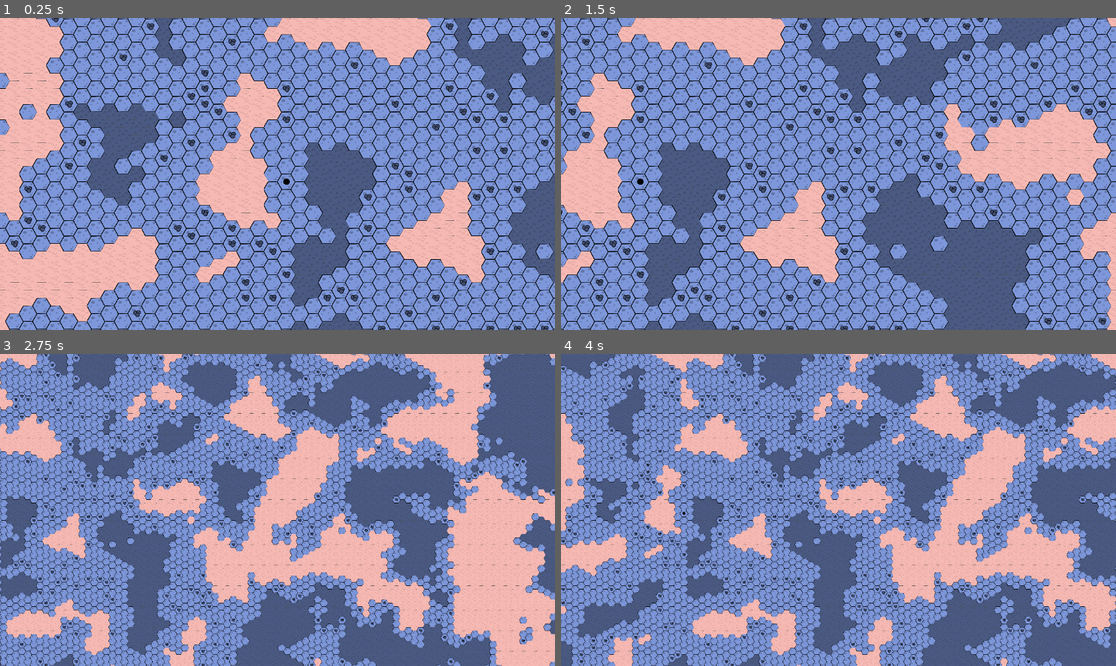
Above: before the commit, frames 1-4 (two rows, left to right).
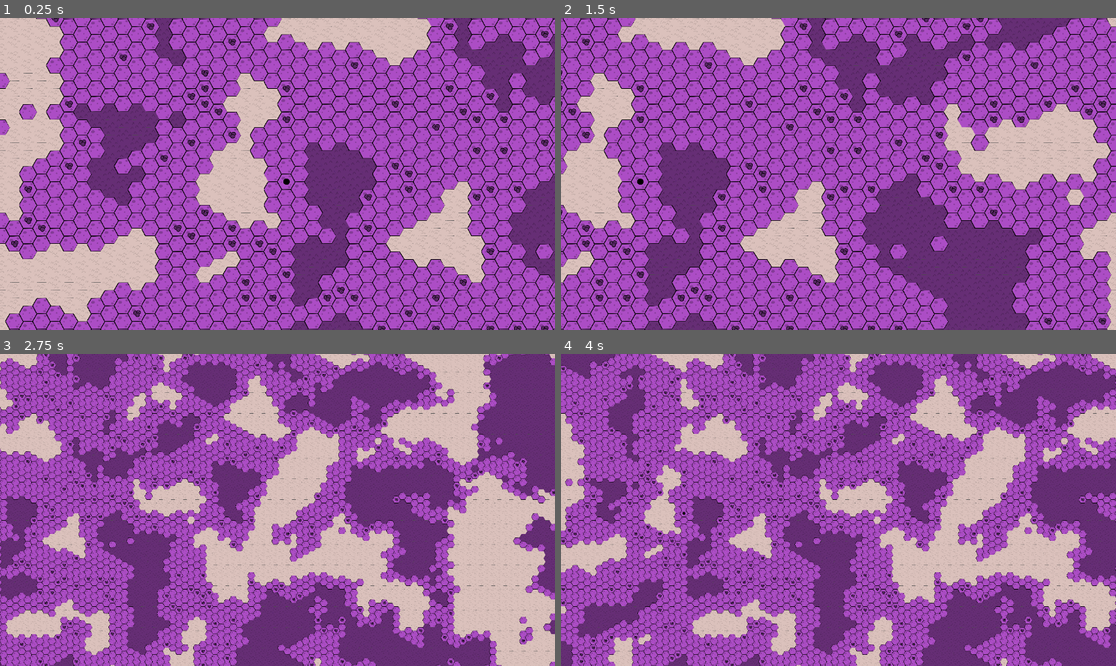
Above: after the commit, the same moments.

Repository: FlyingCheeseDemon/exoplanet-phd
Game: Godot game, scene res://scenes/main.tscn
Two runs of this game, one before a commit and one after it. Both use one fixed random seed, a clock stepped at 60 frames per second and the inputs below.
Inputs (mouse positions are in pixels of both pictures, inside the frame that each line leads up to):
- Up to frame 1 (0.25 s): no input
- Up to frame 2 (1.5 s): tap Enter at 0.5 s; move the mouse to (960, 158) at 0.52 s; hold D (pan_right) 0.53-1.25 s; right-click (960, 158) at 0.6 s; click (960, 158) at 0.67 s; drag from (727, 189) to (810, 236) at 1.27 s
- Up to frame 3 (2.75 s): tap Space at 2 s; move the mouse to (333, 441) at 2.02 s; hold D (pan_right) from 2.03 s (still down); tap Mouse wheel down (zoom_minus) at 2.1 s; click (333, 441) at 2.17 s
- Up to frame 4 (4 s): release D (pan_right) at 2.75 s; drag from (810, 572) to (672, 463) at 2.77 s; tap Enter at 3.5 s; move the mouse to (1005, 556) at 3.52 s; hold A (pan_left) from 3.53 s (still down); right-click (1005, 556) at 3.6 s; click (1005, 556) at 3.67 s

The runs differ from the first frame. In frame 1, 94% of the frame differs, in the area x 0-100%, y 0-100%; in frame 2, 94%; in frame 3, 97%; in frame 4, 96%.

Commit message:
String formatting for actions

Diff:
--- a/assets/resources/item_pile.tres
+++ b/assets/resources/item_pile.tres
@@ -12,7 +12,6 @@
 [resource]
 script = ExtResource("2_51qp0")
 name = "Pile of stuff"
-info = "[[content]]"
 texture = SubResource("AtlasTexture_ppnkc")
 build_restriction = 2
 actions = Array[ExtResource("1_hxwfr")]([ExtResource("2_fu1xm")])
--- a/assets/tasks/extract.tres
+++ b/assets/tasks/extract.tres
@@ -5,11 +5,11 @@
 
 [sub_resource type="AtlasTexture" id="AtlasTexture_dqf4t"]
 atlas = ExtResource("2_xoo8b")
-region = Rect2(238.70012, 0, 114.40004, 117.20009)
+region = Rect2(239.70648, 14.07962, 81.42676, 82.69905)
 
 [resource]
 script = ExtResource("1_48a18")
-info_text = "[[contained_resource]]: [[current_contained_amount]]/[[contained_amount]]"
+info_text = "[[contained_resource_name]]: [[current_contained_amount]]/[[data.contained_amount]]"
 action_text = "Extract"
 texture = SubResource("AtlasTexture_dqf4t")
 metadata/_custom_type_script = "uid://cae2ue4772304"
--- a/assets/tasks/pickup.tres
+++ b/assets/tasks/pickup.tres
@@ -5,11 +5,11 @@
 
 [sub_resource type="AtlasTexture" id="AtlasTexture_tanwi"]
 atlas = ExtResource("2_p1mlp")
-region = Rect2(372.35413, 2.3026485, 108.974976, 113.92112)
+region = Rect2(339.9007, 14.483099, 76.75818, 79.912636)
 
 [resource]
 script = ExtResource("2_tanwi")
-info_text = "[[contained_resource]]: [[current_contained_amount]]/[[contained_amount]]"
+info_text = "[[content]]"
 action_text = "Pick up"
 texture = SubResource("AtlasTexture_tanwi")
 action = 1
--- a/scenes/content_menu_scenes/action_display.gd
+++ b/scenes/content_menu_scenes/action_display.gd
@@ -2,6 +2,7 @@
 
 class_name ActionDisplay
 const self_scene:PackedScene = preload("res://scenes/content_menu_scenes/action_display.tscn")
+const RESOURCE_ENUM = preload("res://assets/resources/resources.gd")
 
 signal action_button_pressed
 
@@ -19,10 +20,38 @@
 	return obj
 
 func _ready() -> void:
-	info_label.text = action.info_text
+	info_label.text = _format_action_text()
 	action_button.text = action.action_text
 	action_texture.texture = action.texture
 
+func _process(delta: float) -> void:
+	if visible:
+		info_label.text = _format_action_text()
+
+func _format_action_text() -> String:
+	if world_object == null:
+		return ""
+	var regex := RegEx.new()
+	regex.compile("\\[\\[(?<placeholder>[^\\[\\]]+)\\]\\]")
+	var output = action.info_text
+	while output.contains("[["):
+		var matches = regex.search(output)
+		var value = world_object
+		#value = get(matches.strings[1])
+		var list_of_attributes:PackedStringArray = matches.strings[1].split(".")
+		for attr:String in list_of_attributes:
+			value = value.get(attr)
+
+		if value is Dictionary: # this will always be an RESOURCE: amount kind of deal
+			var outputstr = ""
+			for key in value.keys():
+				outputstr += RESOURCE_ENUM.RESOURCE_TYPES.keys()[key].to_pascal_case()
+				outputstr += ": "
+				outputstr += str(value[key])
+				outputstr += "\n"
+			value = outputstr.erase(len(outputstr)-1,1)
+		output = output.replace(matches.strings[0],str(value))
+	return output
 
 func _on_button_button_down() -> void:
 	var needed_ressource_amount = 0 #TODO handle stuff needing ressources and adding the extra tasks to collect them
--- a/scenes/content_menu_scenes/action_display.tscn
+++ b/scenes/content_menu_scenes/action_display.tscn
@@ -12,6 +12,7 @@
 alignment = 2
 
 [node name="MarginContainer" type="MarginContainer" parent="HBoxContainer"]
+clip_contents = true
 layout_mode = 2
 size_flags_horizontal = 3
 
@@ -21,6 +22,7 @@
 
 [node name="TextureRect" type="TextureRect" parent="HBoxContainer"]
 layout_mode = 2
+stretch_mode = 2
 
 [node name="Button" type="Button" parent="."]
 layout_mode = 2
--- a/scenes/content_menu_scenes/object_content_window.gd
+++ b/scenes/content_menu_scenes/object_content_window.gd
@@ -5,14 +5,23 @@
 @onready var name_label:Label = $Control/MarginContainer/MarginContainer/VBoxContainer/LabelName
 @onready var info_label:Label = $Control/MarginContainer/MarginContainer/VBoxContainer/LabelInfo
 @onready var action_container:VBoxContainer = $Control/MarginContainer/MarginContainer/VBoxContainer/ActionContainer
+var displayed_world_object:WorldObject
+
+func _process(delta: float) -> void:
+	if displayed_world_object == null:
+		visible = false
 
 func display_object(world_object:WorldObject) -> void:
-	name_label.text = world_object.data.name
-	info_label.text = world_object.data.info
+	displayed_world_object = world_object
+	update_display()
+
+func update_display() -> void:
+	name_label.text = displayed_world_object.data.name
+	info_label.text = displayed_world_object.data.info
 	for child in action_container.get_children():
 		child.queue_free()
-	for action in world_object.data.actions:
-		var action_display = ActionDisplay.constructor(action,world_object)
+	for action in displayed_world_object.data.actions:
+		var action_display = ActionDisplay.constructor(action,displayed_world_object)
 		action_container.add_child(action_display)
 		action_display.connect("action_button_pressed",_on_action_button_pressed)
 	visible = true
--- a/scenes/content_menu_scenes/object_content_window.tscn
+++ b/scenes/content_menu_scenes/object_content_window.tscn
@@ -8,30 +8,22 @@
 [node name="ObjectContentWindow" type="CanvasLayer"]
 script = ExtResource("1_mv7yy")
 
-[node name="Control" type="Control" parent="."]
-layout_mode = 3
-anchors_preset = 0
-offset_left = 808.0
-offset_top = 17.0
-offset_right = 1130.0
-offset_bottom = 405.0
+[node name="Control" type="MarginContainer" parent="."]
+anchors_preset = 1
+anchor_left = 1.0
+anchor_right = 1.0
+offset_left = -355.0
+offset_bottom = 450.0
+grow_horizontal = 0
+theme_override_constants/margin_top = 20
+theme_override_constants/margin_right = 20
 
 [node name="ColorRect" type="ColorRect" parent="Control"]
-layout_mode = 1
-anchors_preset = 15
-anchor_right = 1.0
-anchor_bottom = 1.0
-grow_horizontal = 2
-grow_vertical = 2
+layout_mode = 2
 color = Color(0.26293245, 0.26293245, 0.26293245, 1)
 
 [node name="MarginContainer" type="MarginContainer" parent="Control"]
-layout_mode = 1
-anchors_preset = 15
-anchor_right = 1.0
-anchor_bottom = 1.0
-grow_horizontal = 2
-grow_vertical = 2
+layout_mode = 2
 theme_override_constants/margin_left = 10
 theme_override_constants/margin_top = 10
 theme_override_constants/margin_right = 10
--- a/scenes/main.gd
+++ b/scenes/main.gd
@@ -3,7 +3,7 @@
 @onready var world:CanvasLayer = $World
 @onready var drag_preview:Control = world.drag_preview
 @onready var obj_content_window:CanvasLayer = $ObjectContentWindow
-@onready var task_queue:Node = $TaskQueue
+@onready var task_queue:CanvasLayer = $TaskQueue
 
 func _ready() -> void:
 	world.connect("world_map_cell_clicked",_on_world_map_cell_clicked)
@@ -30,13 +30,9 @@
 		worker.queued_movement = world.world_map.plot_course(worker.coordinate,task.object.coordinate)
 		worker.current_task = task
 		task.being_worked_on = true
-		print("Task assigned to worker")
-
-	pass
 
 func _on_task_added(task:Task) -> void:
 	task_queue.add_child(task)
-	print(task_queue.get_child_count())
 
 func _on_world_map_cell_clicked(event:InputEventMouseButton,position:Vector2i) -> void:
 	if event.button_index == MOUSE_BUTTON_LEFT:
--- a/scenes/main.tscn
+++ b/scenes/main.tscn
@@ -15,4 +15,4 @@
 [node name="ObjectContentWindow" parent="." instance=ExtResource("4_jyhfs")]
 visible = false
 
-[node name="TaskQueue" type="Node" parent="."]
+[node name="TaskQueue" type="CanvasLayer" parent="."]
--- a/scenes/worker.gd
+++ b/scenes/worker.gd
@@ -3,6 +3,7 @@
 class_name Worker
 const self_scene:PackedScene = preload("res://scenes/worker.tscn")
 const ACTIONS = preload("res://scripts/actions.gd")
+const RESOURCE_ENUM = preload("res://assets/resources/resources.gd")
 
 signal worker_moved
 signal task_started
@@ -16,11 +17,11 @@
 @export var movement_speed:float = 1 #in tiles/second
 @export var action_speed:float = 0.2 # units/second
 @export var inventory_size:int = 10
+var inventory:Dictionary # where for each enum key in RESOURCE_DICT there is an associated amount
 
 var current_task:Task:
 	set = set_task
 var action_delay_ctr:float = 0
-
 
 static func constructor(location:Vector2i) -> Worker:
 	var obj := self_scene.instantiate()
@@ -30,10 +31,8 @@
 func set_task(new_task:Task) -> void:
 	current_task = new_task
 	if new_task == null:
-		print("Task ended")
 		task_ended.emit(self)
 	else:
-		print("Task started")
 		task_started.emit(self)
 
 var movement_delay_ctr:float = 0
@@ -62,7 +61,8 @@
 ##### ACTIONS HERE
 
 var action_method_dict:Dictionary = {
-	ACTIONS.ACTIONS.EXTRACT: action_extract
+	ACTIONS.ACTIONS.EXTRACT: action_extract,
+	ACTIONS.ACTIONS.PICKUP: action_pick_up
 }
 
 func action(worker:Worker,object:WorldObject,world:World,location:Vector2i) -> bool:
@@ -83,20 +83,38 @@
 		world.add_world_object(item_pile_to_pile_on,location)
 
 	var deposited:bool = false
-	for i in range(len(item_pile_to_pile_on.content_resources)):
-		if item_pile_to_pile_on.content_resources[i] == object.data.contained_resource:
-			item_pile_to_pile_on.content_resources_amounts[i] += 1
+	for key in item_pile_to_pile_on.content.keys():
+		if key == object.data.contained_resource:
+			item_pile_to_pile_on.content[key] += 1
 			deposited = true
 			break
 
 	if not deposited:
-		item_pile_to_pile_on.content_resources.append(object.data.contained_resource)
-		item_pile_to_pile_on.content_resources_amounts.append(1)
+		item_pile_to_pile_on.content[object.data.contained_resource] = 1
 
-	print("Extracted!")
+	print("Extracted 1 " + str(RESOURCE_ENUM.RESOURCE_TYPES.keys()[object.data.contained_resource]) + "!")
 
 	if object.current_contained_amount == 0:
 		world.remove_resource_pile(location)
 		return true
 
 	return false
+
+func action_pick_up(worker:Worker,object:WorldObject,world:World,location:Vector2i) -> bool:
+	if object == null: # to queue picking up a pile that doesn't yet exist and the moment of task generation
+		var objects:Array[WorldObject] = world.get_objects_at_location(location)
+		for obj in objects:
+			if obj is ItemPile:
+				object = obj
+				break
+		if object == null: # nothing to be picked up here
+			return true
+
+	for key in object.content.keys():
+		if key in worker.inventory.keys():
+			worker.inventory[key] += object.content[key]
+		else:
+			worker.inventory[key] = object.content[key]
+		print("Worker picked up " + str(object.content[key]) + " " + str(RESOURCE_ENUM.RESOURCE_TYPES.keys()[key]))
+	world.remove_item_pile(location)
+	return true
--- a/scenes/world_objects/item_pile.gd
+++ b/scenes/world_objects/item_pile.gd
@@ -4,8 +4,7 @@
 const self_scene:PackedScene = preload("res://scenes/world_objects/item_pile.tscn")
 const RESOURCE_ENUM = preload("res://assets/resources/resources.gd")
 
-var content_resources:Array[RESOURCE_ENUM.RESOURCE_TYPES]
-var content_resources_amounts:Array[int]
+var content:Dictionary # where for each enum key in RESOURCE_ENUM.RESOURCE_TYPES there is an associated amount
 
 static func constructor(dat:WorldObjectData) -> ItemPile:
 	var obj := self_scene.instantiate()
--- a/scenes/world_objects/ressource_pile.gd
+++ b/scenes/world_objects/ressource_pile.gd
@@ -2,11 +2,14 @@
 
 class_name ResourcePile
 const self_scene:PackedScene = preload("res://scenes/world_objects/ressource_pile.tscn")
+const RESOURCE_ENUM = preload("res://assets/resources/resources.gd")
 
 var current_contained_amount
+var contained_resource_name
 
 static func constructor(dat:ResourcePileData) -> ResourcePile:
 	var obj := self_scene.instantiate()
 	obj.data = dat
 	obj.current_contained_amount = dat.contained_amount
+	obj.contained_resource_name = RESOURCE_ENUM.RESOURCE_TYPES.keys()[dat.contained_resource].to_pascal_case()
 	return obj
--- a/scenes/world_scenes/workers.gd
+++ b/scenes/world_scenes/workers.gd
@@ -4,10 +4,6 @@
 
 func _on_task_started(worker:Worker):
 	worker.reparent(self)
-	print("Free workers:")
-	print(free_workers.get_child_count())
 
 func _on_task_ended(worker:Worker):
 	worker.reparent(free_workers)
-	print("Free workers:")
-	print(free_workers.get_child_count())
--- a/scenes/world_scenes/world.gd
+++ b/scenes/world_scenes/world.gd
@@ -31,8 +31,7 @@
 		worker.connect("worker_moved",_on_worker_moved)
 
 	if randomize_colors:
-		land_color = Color.from_hsv(randf(),randf_range(0.3,0.8),randf_range(0.7,1))
-		water_color = Color.from_hsv(randf(),randf_range(0.1,land_color.s),randf_range(land_color.v,1))
+		randomize_world_colors()
 	recolor_world(water_color,land_color)
 	color_tag_array = [Color(),water_color,land_color]
 
@@ -169,6 +168,10 @@
 			objects.append(current_dict[position])
 	return objects
 
+func randomize_world_colors() -> void:
+	land_color = Color.from_hsv(randf(),randf_range(0.3,0.8),randf_range(0.7,1))
+	water_color = Color.from_hsv(randf(),randf_range(0.1,land_color.s),randf_range(land_color.v,1))
+
 func recolor_world(w_color:Color,l_color:Color) -> void:
 	var tiles_colored:Array[bool] = [false,false,false]
 	for i in range(-100,100):
--- a/scripts/object_action.gd
+++ b/scripts/object_action.gd
@@ -6,7 +6,7 @@
 
 ## include variables from the object via [[variable_name]]
 ## and variables from other objects as [[object.variable_name]]
-@export var info_text:String
+@export_multiline var info_text:String
 @export var action_text:String
 @export var texture:Texture
 @export var required_resources:Array[RESOURCE_ENUM.RESOURCE_TYPES]
Binary file changed: assets/icons.png
